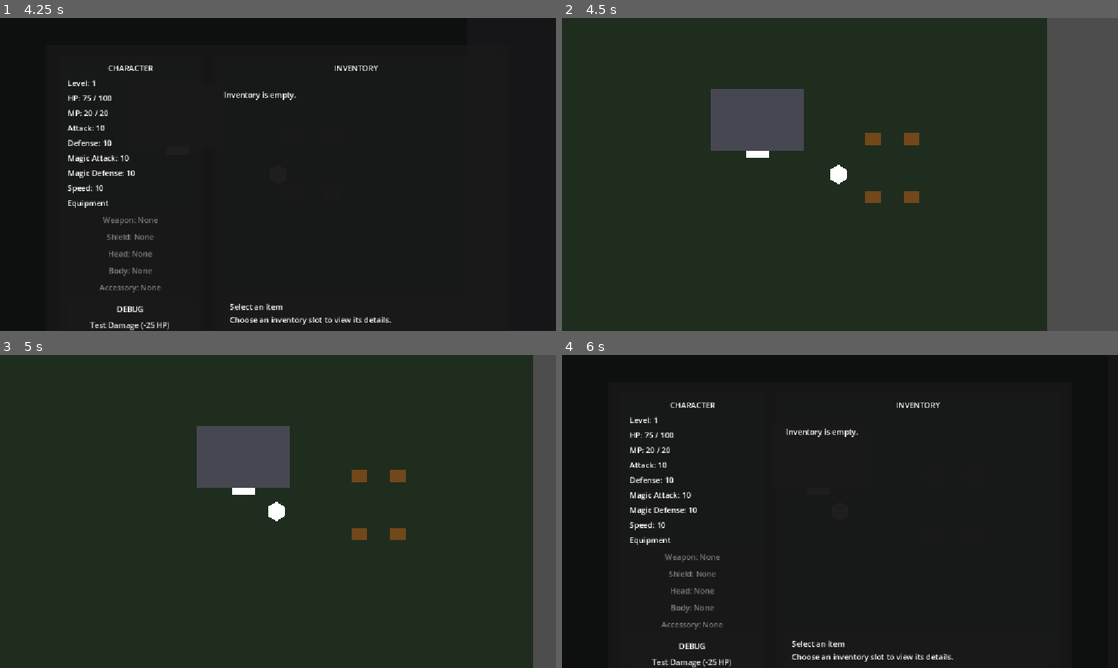
Above: before the commit, frames 1-4 (two rows, left to right).
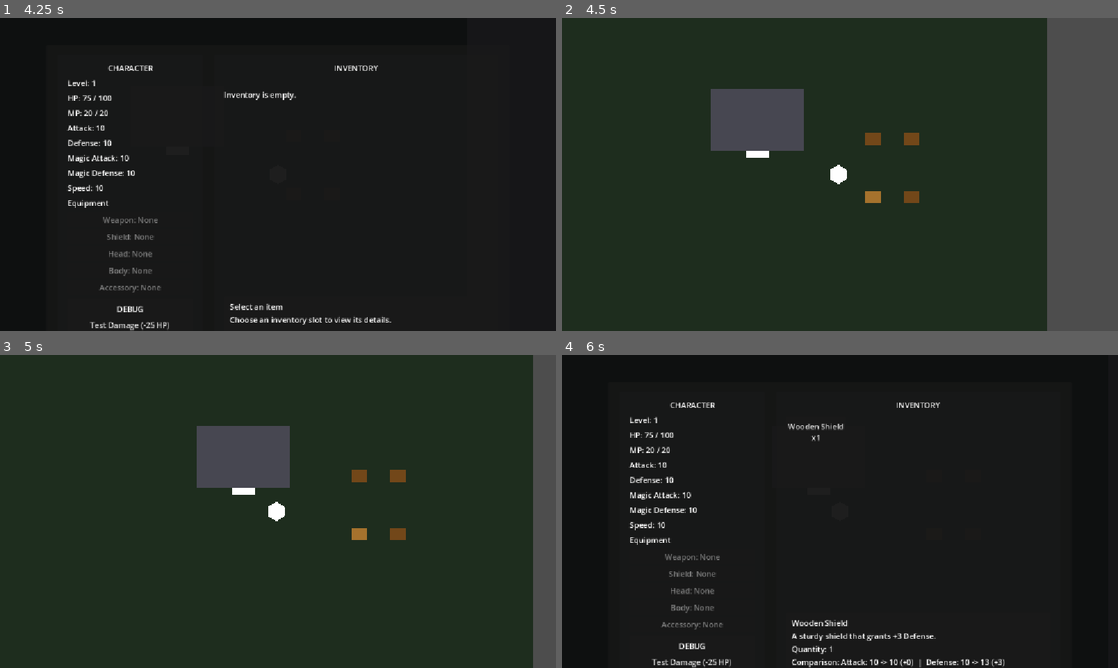
Above: after the commit, the same moments.

Repository: salexume94-pixel/Scripts
Game: Godot game, scene res://scenes/World.tscn
Two runs of this game, one before a commit and one after it. Both use one fixed random seed, a clock stepped at 60 frames per second and the inputs below.
Inputs (mouse positions are in pixels of both pictures, inside the frame that each line leads up to):
- Up to frame 1 (4.25 s): tap Enter at 0.5, 3.5 s; hold Right (ui_right) 0.53-1.28 s; tap E at 0.6, 2.85 s; hold Down (ui_down) 1.28-2 s; tap I at 1.35, 2.75, 3.6 s; click "Test Damage (-25 HP)" at 2 s; hold Right (ui_right) 2.78-3.53 s; hold Up (ui_up) from 3.53 s (still down)
- Up to frame 2 (4.5 s): tap I at 4.25 s; release Up (ui_up) at 4.28 s; hold Left (ui_left) from 4.28 s (still down); tap E at 4.35 s
- Up to frame 3 (5 s): keep holding Left (ui_left)
- Up to frame 4 (6 s): tap I at 5.1 s; release Left (ui_left) at 5.75 s; click (817, 433) at 5.75 s, where only the run after the commit has a clickable "Wooden Shield x1"

Frame 1 is identical in both runs. In frame 2, 0.1% of the frame differs, in the area x 54-58%, y 55-60%; in frame 3, 0.1%; in frame 4, 1.6%, in the area x 40-80%, y 21-100%.

Commit message:
Register chests as explicit interaction targets

Diff:
--- a/world/chest.gd
+++ b/world/chest.gd
@@ -1,8 +1,8 @@
 extends StaticBody2D
 ## Handles the behavior of a reusable World chest.
 ##
-## This script is responsible for the chest's interaction state and deciding
-## when its reward is granted. It does not define the item or store inventory.
+## This script owns the chest's interaction state and deciding when its reward
+## is granted. It does not define the item or store inventory.
 ##
 ## ItemData defines the reward, while PlayerInventory stores it. Keeping those
 ## responsibilities separate preserves the project's one-primary-job
@@ -15,14 +15,17 @@
 @export var reward_item_id: String = "potion"
 
 # Tracks whether this chest has already been opened.
-# A chest can only be opened once in this initial implementation.
 var is_opened: bool = false
+
+
+func _ready() -> void:
+	# Register this Chest with the shared interaction system. The Player can
+	# then find it by distance without depending on Area2D overlap callbacks.
+	add_to_group("interactable")
 
 
 func interact(player: Node) -> void:
 	# The shared InteractionSystem passes the Player that pressed E.
-	# Using that reference prevents the Chest from accidentally interacting
-	# with a different Player node or performing scene-related behavior.
 	open_chest(player)
 
 
@@ -42,7 +45,6 @@
 		return
 
 	# Resolve the configured reward ID through the authoritative item catalog.
-	# The Chest owns the reward event, while ItemDatabase owns the definition.
 	var reward: Resource = ITEM_DATABASE.get_item(reward_item_id)
 
 	# Refuse invalid IDs rather than creating or inventing item data at runtime.
@@ -55,7 +57,6 @@
 	if not inventory.add_item(reward, 1):
 		return
 
-	# Record the new chest state after the reward has been granted.
 	is_opened = true
 
 	# Change the visible Chest to show that it has been opened.
